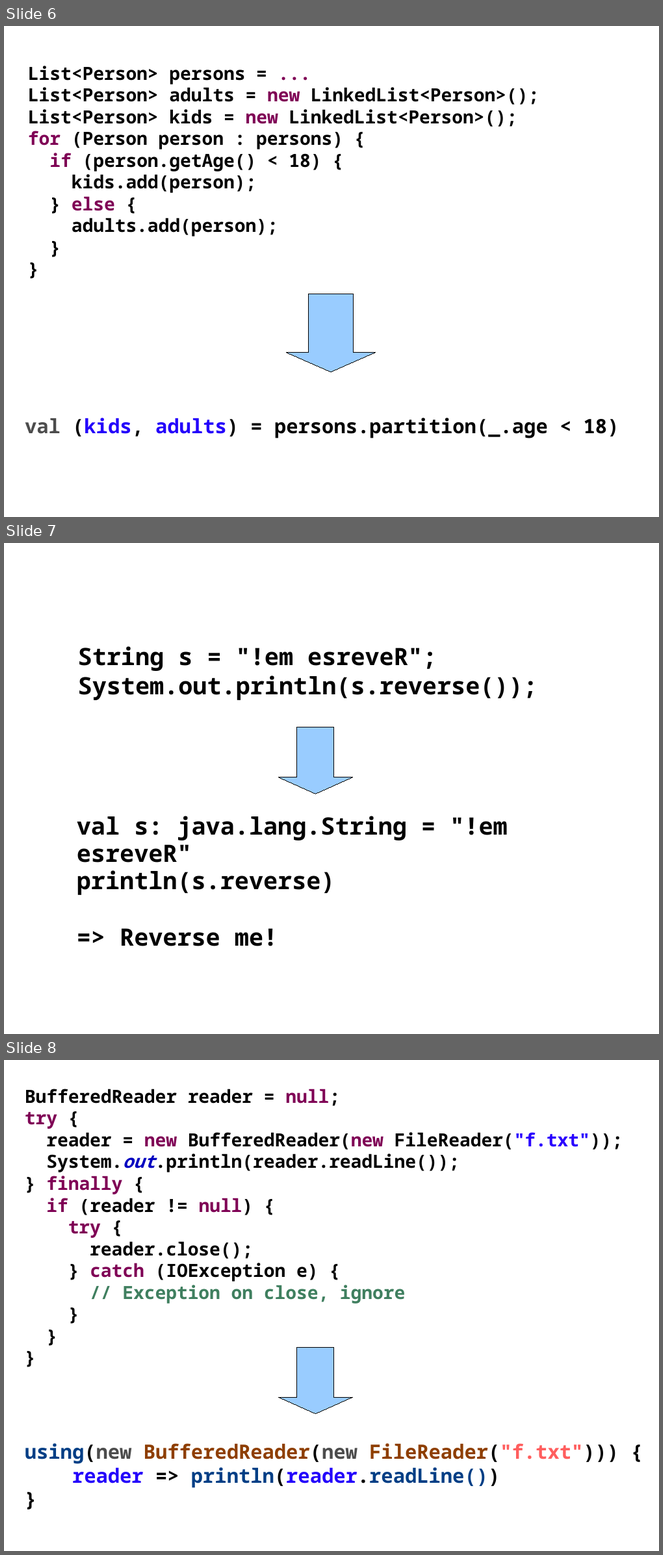
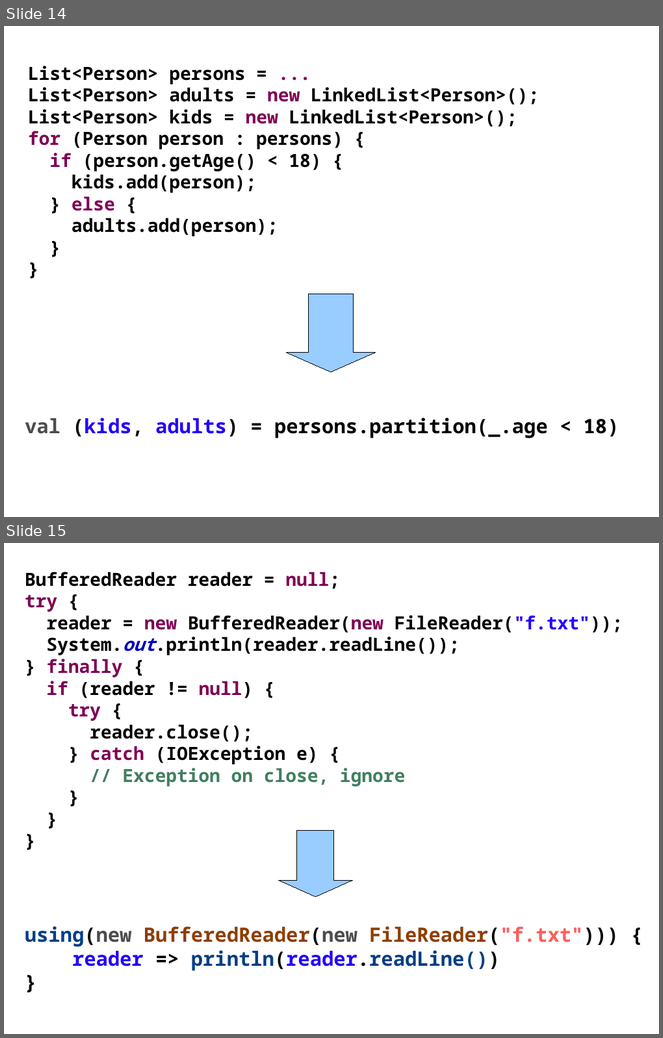
Before and after one commit to kaesler/ScalaTalk, a slide deck: my_slides/1.1-motivation.odp. Shown one above the other, each under a label of ours: slides 6, 7 and 8 before the commit, slides 14 and 15 after it. The pictures are 663x1555 and 663x1038 pixels, drawn with LibreOffice and Linux fonts; fonts in the diff are those of the drawing; background and template pictures are left out. Boxes give left, top, right and bottom in pixels: in the first picture for what was removed or moved away, otherwise in the second. Text is boxed around its words. In the diff, an @@ line names an element or a change of style, - is before the commit and + after.

```diff
--- a/my_slides/1.1-motivation.odp
+++ b/my_slides/1.1-motivation.odp
@@ slide 7 removed at [4,543,659,1034], background #FFFFFF @@
@@ text removed at [78,646,538,700] @@
-String s = "!em esreveR";
-System.out.println(s.reverse());
@@ down arrow removed at [279,728,353,794] @@
@@ text removed at [77,816,507,947] @@
-val s: java.lang.String = "!em esreveR"
-println(s.reverse)
-=> Reverse me!
@@ what was slide 6 is now slide 14 @@
@@ what was slide 8 is now slide 15 @@
```
Also in this commit, not shown: 5 slides changed, 6 slides added, 1 other slide removed, 1 other file.
